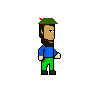
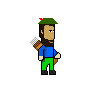
Before/after of a 100×100 layered artwork. What changed in the layer stack:
added layer "Layer 7" over box(30, 37, 58, 65)
